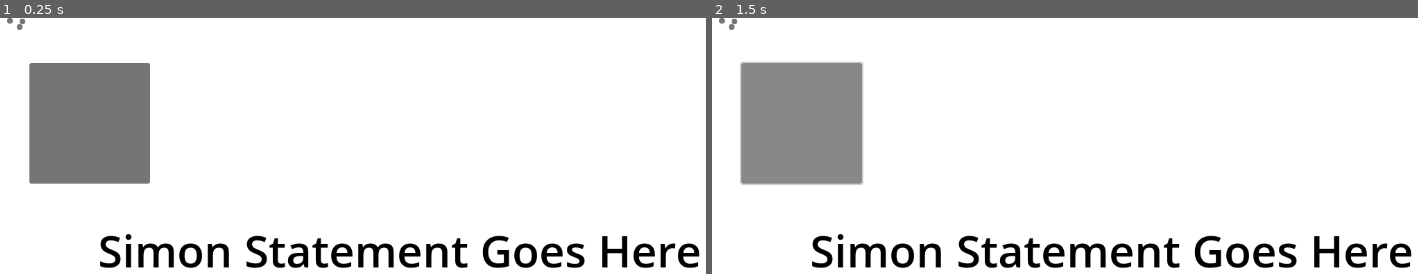
Above: before the commit, frames 1-2 (left to right).
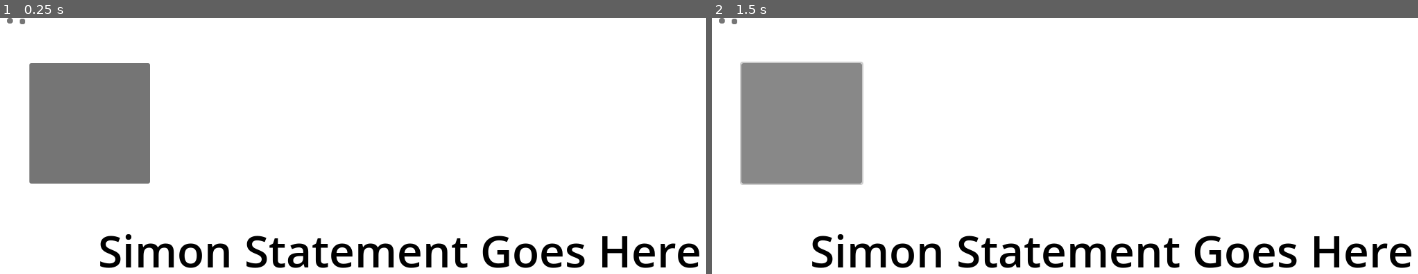
Above: after the commit, the same moments.

Repository: BKZeigler/CPSC362Platformer
Game: Godot game, scene res://scenes/level1s.tscn
The game is run twice, just before and just after one commit, with the same random seed, the same clock (stepped at 60 frames per second) and the same inputs. This scene is started directly instead of the project's main scene.
Inputs (mouse positions are in pixels of both pictures, inside the frame that each line leads up to):
- Up to frame 1 (0.25 s): no input
- Up to frame 2 (1.5 s): click (733, 28) at 0.52 s; click (803, 122) at 1.25 s

The runs differ from the first frame. In frame 1, less than 0.1% of the frame differs, in the area x 2-4%, y 2-5%; in frame 2, less than 0.1%.

Commit message:
Rename red button and place in correct location

Diff:
--- a/scenes/level1s.tscn
+++ b/scenes/level1s.tscn
@@ -1,4 +1,7 @@
-[gd_scene format=3 uid="uid://r6nx85y10xsx"]
+[gd_scene load_steps=2 format=3 uid="uid://r6nx85y10xsx"]
+
+[sub_resource type="StyleBoxFlat" id="StyleBoxFlat_cvdci"]
+bg_color = Color(1, 0, 0, 1)
 
 [node name="level1s" type="Node2D"]
 
@@ -23,11 +26,12 @@
 offset_right = 225.0
 offset_bottom = 239.0
 
-[node name="Button2" type="Button" parent="ColorRect"]
-offset_left = 33.0
-offset_top = 9.0
-offset_right = 41.0
-offset_bottom = 17.0
+[node name="red" type="Button" parent="ColorRect"]
+offset_left = 91.0
+offset_top = 844.0
+offset_right = 314.0
+offset_bottom = 1067.0
+theme_override_styles/normal = SubResource("StyleBoxFlat_cvdci")
 
 [node name="Button3" type="Button" parent="ColorRect"]
 offset_left = 37.0
